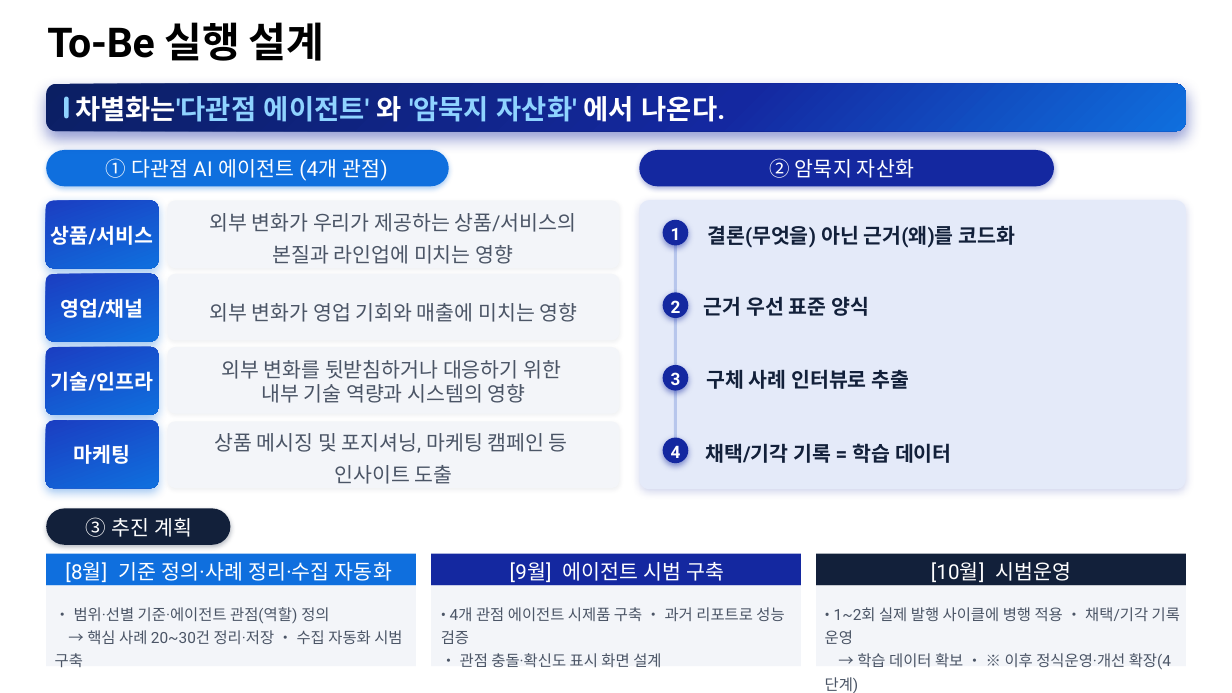
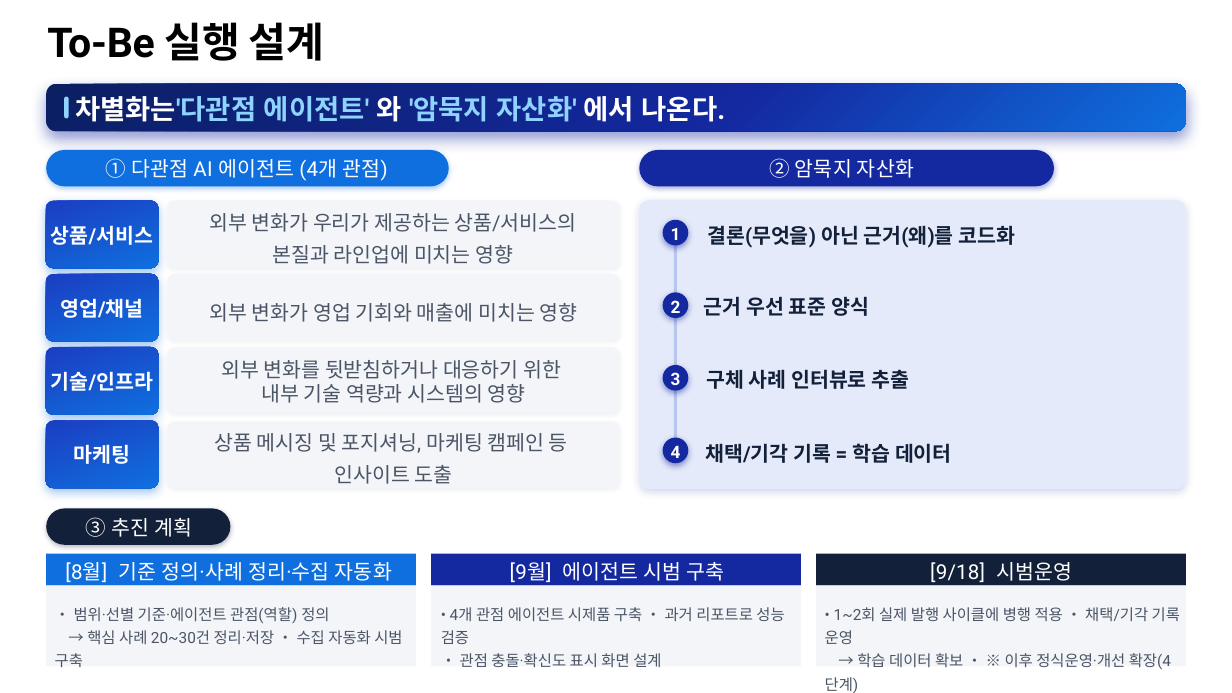
Before and after one commit to midoseo/E2E, a slide deck: slide 2 of 마켓센싱리포트_AI혁신_기획팀.pptx. Drawn at 1232x693 pixels with LibreOffice and Linux fonts; fonts in the diff are those of the drawing. Boxes give left, top, right and bottom in pixels: in the first picture for what was removed or moved away, otherwise in the second. Text is boxed around its words. In the diff, an @@ line names an element or a change of style, - is before the commit and + after.

Commit message:
문서 정합: 용어 고도화 통일, 4개 관점(상품·서비스/영업·채널/기술·인프라/마케팅), 시범운영 9/18
- 과제정의서: 증폭→고도화, L3 관점표/열거 갱신
- 암묵지 가이드: 증폭→고도화, 관점 라벨 갱신, 경쟁사 예시는 내용 유지·태그만 영업·채널로 조정
- 기획팀.pptx: 로드맵 시범운영 10월→9/18

```diff
--- a/마켓센싱리포트_AI혁신_기획팀.pptx
+++ b/마켓센싱리포트_AI혁신_기획팀.pptx
@@ text at <box>930,562,1072,582</box>: text changed @@
-[10월] 시범운영
+[9/18] 시범운영
```
Also in this commit, not shown: 5 other files.
